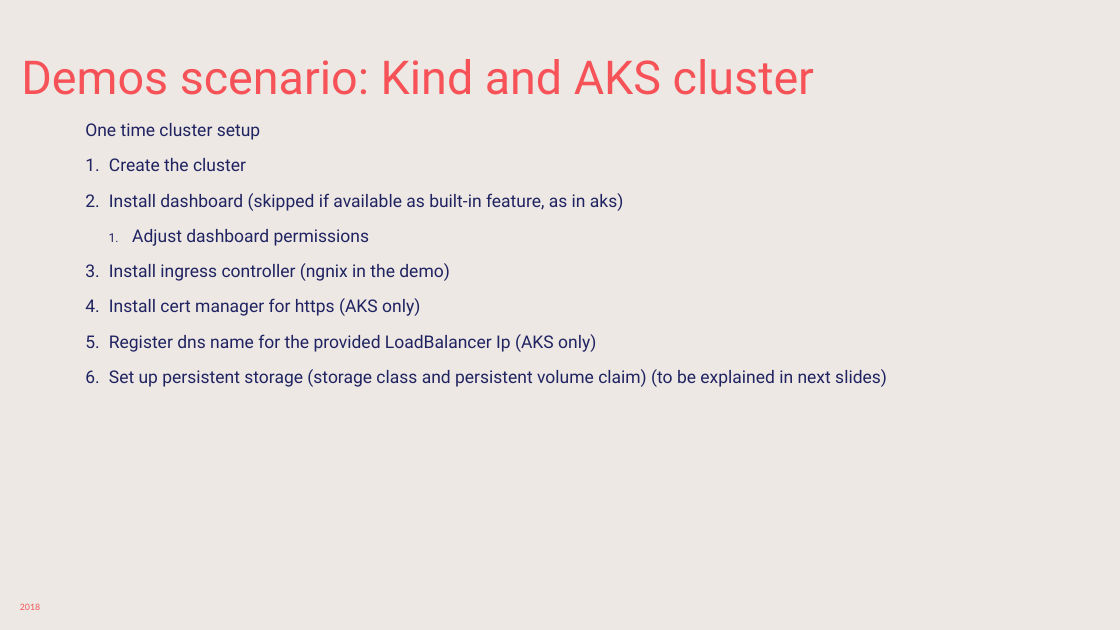
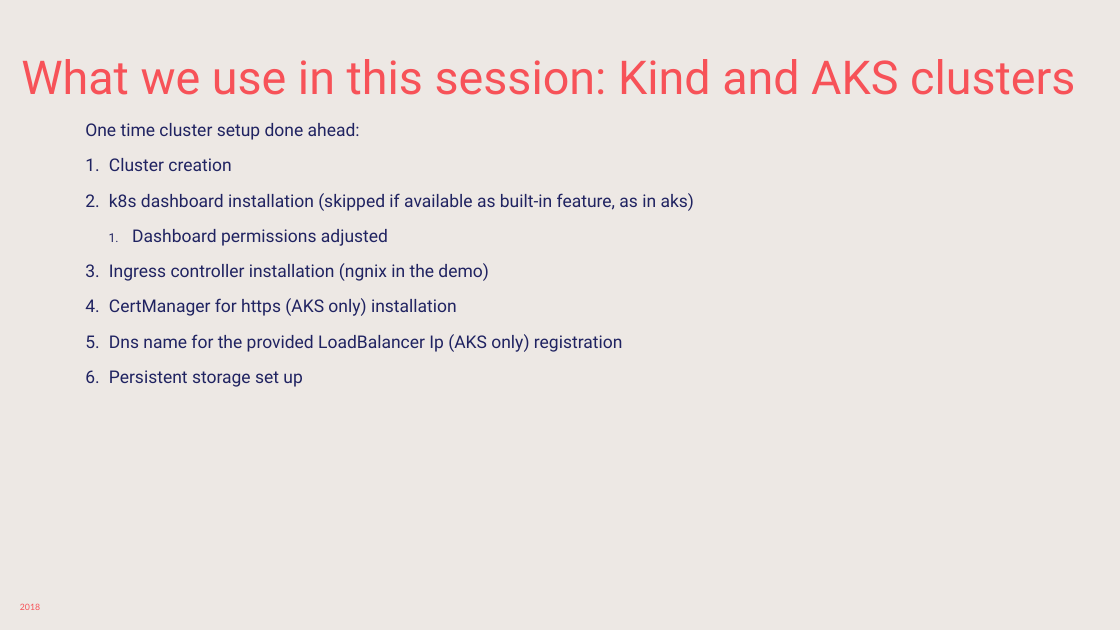
Before and after one commit to sabbadino/deltatre-community-meetups-session-3, a slide deck: slide 5 of K8s-basic.pptx (slide 10 before the commit). Drawn at 1120x630 pixels with LibreOffice and Linux fonts; fonts in the diff are those of the drawing; background and template pictures are left out. Boxes give left, top, right and bottom in pixels: in the first picture for what was removed or moved away, otherwise in the second. Text is boxed around its words. In the diff, an @@ line names an element or a change of style, - is before the commit and + after.

```diff
--- a/K8s-basic.pptx
+++ b/K8s-basic.pptx
@@ title at [21,59,1075,95]: text changed @@
-Demos scenario: Kind and AKS cluster
+What we use in this session: Kind and AKS clusters
@@ text at [85,123,694,387]: text changed @@
-One time cluster setup
-1. Create the cluster
-2. Install dashboard (skipped if available as built-in feature, as in aks)
-  1. Adjust dashboard permissions
-3. Install ingress controller (ngnix in the demo)
-4. Install cert manager for https (AKS only)
-5. Register dns name for the provided LoadBalancer Ip (AKS only)
-6. Set up persistent storage (storage class and persistent volume claim) (to be explained in next slides)
+One time cluster setup done ahead:
+1. Cluster creation
+2. k8s dashboard installation (skipped if available as built-in feature, as in aks)
+  1. Dashboard permissions adjusted
+3. Ingress controller installation (ngnix in the demo)
+4. CertManager for https (AKS only) installation
+5. Dns name for the provided LoadBalancer Ip (AKS only) registration
+6. Persistent storage set up
```
Also in this commit, not shown: 3 other slides changed.
